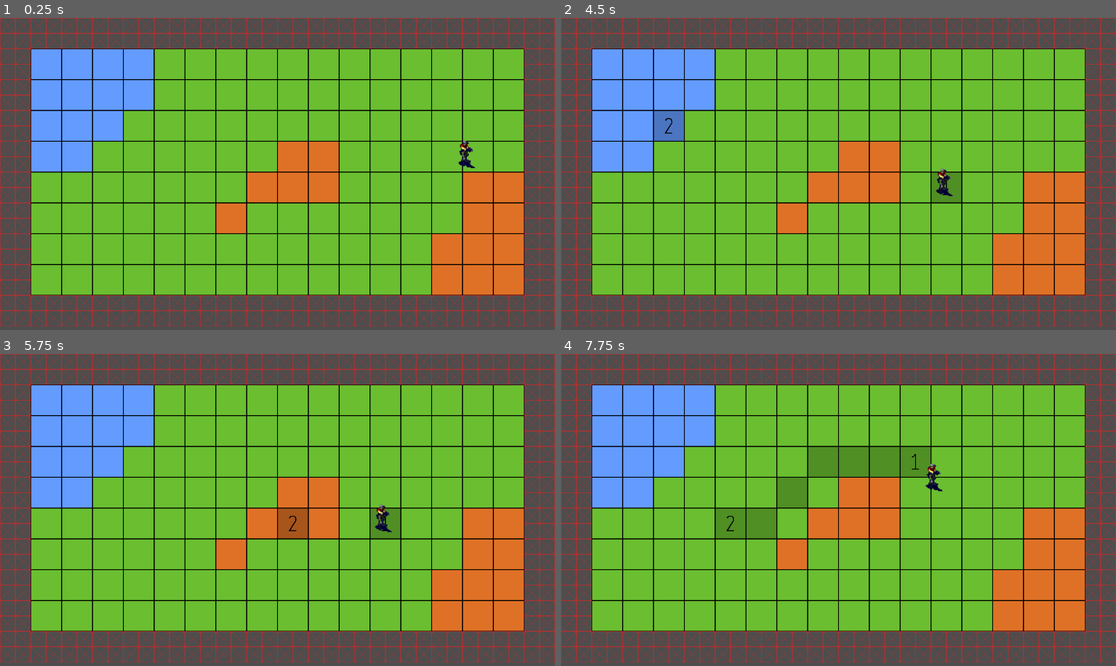
Above: before the commit, frames 1-4 (two rows, left to right).
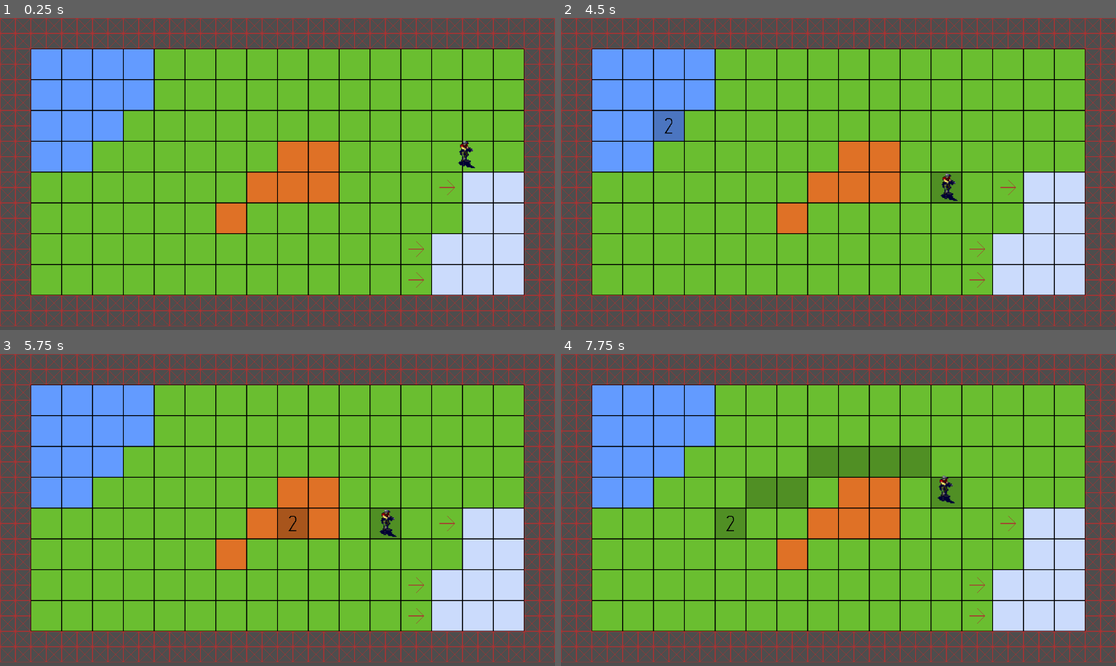
Above: after the commit, the same moments.

Repository: minkezhang/godot-experiments
Game: Godot game, scene res://scenes/world/world.tscn
The game is run twice, just before and just after one commit, with the same random seed, the same clock (stepped at 60 frames per second) and the same inputs.
Inputs (mouse positions are in pixels of both pictures, inside the frame that each line leads up to):
- Up to frame 1 (0.25 s): no input
- Up to frame 2 (4.5 s): tap Enter (ui_accept) at 0.5, 0.6, 0.77, 1.07, 1.35, 1.52, 1.82, 2.1, 2.85, 3.02, 3.32, 3.6, 3.77, 4.07, 4.25, 4.35 s; move the mouse to (960, 158) at 0.52 s; move the mouse to (727, 189) at 1.27 s; move the mouse to (894, 105) at 2.02 s; move the mouse to (810, 236) at 2.77 s; move the mouse to (1005, 220) at 3.52 s; move the mouse to (672, 127) at 4.27 s
- Up to frame 3 (5.75 s): tap Enter (ui_accept) at 4.52, 4.82, 5, 5.1 s; move the mouse to (305, 510) at 5.02 s
- Up to frame 4 (7.75 s): tap Enter (ui_accept) at 5.75, 5.85, 6.02, 6.32, 6.6, 6.77, 7.07, 7.35, 7.52 s; move the mouse to (755, 432) at 5.77 s; move the mouse to (960, 494) at 6.52 s; move the mouse to (727, 525) at 7.27 s

The runs differ from the first frame. In frame 1, 5.3% of the frame differs, in the area x 73-95%, y 49-89%; in frame 2, 5.5%; in frame 3, 5.5%; in frame 4, 7.0%, in the area x 33-95%, y 32-89%.

Commit message:
Add ramp handling logic

Diff:
--- a/godot-pathfinding/scenes/gi/gi.gd
+++ b/godot-pathfinding/scenes/gi/gi.gd
@@ -41,6 +41,10 @@
 		var v = dx.normalized() * SPEED if dx.length() > 0 else Vector2(0, 0)
 
 		set_velocity(v)
+		# TODO(minkezhang): See https://www.reddit.com/r/godot/comments/10n14l8/
+		# and https://godotengine.org/qa/88517/ to trigger the z_index change
+		# with an auto-generated collision object.
+		z_index = wp.z
 
 		# Prevent jitter when the unit arrives at a tile.
 		if (
--- a/godot-pathfinding/scenes/map/base.gd
+++ b/godot-pathfinding/scenes/map/base.gd
@@ -52,6 +52,23 @@
 		],
 	),
 	Vector2i(4, 0): TileConfig.new(Vector2i(4, 0)),
+	Vector2i(5, 0): TileConfig.new(
+		Vector2i(5, 0),
+		[
+			TileConfig.CellNeighbor.CELL_NEIGHBOR_NORTH_EAST_UP,
+			TileConfig.CellNeighbor.CELL_NEIGHBOR_EAST_UP,
+			TileConfig.CellNeighbor.CELL_NEIGHBOR_SOUTH_EAST_UP,
+
+			TileConfig.CellNeighbor.CELL_NEIGHBOR_NORTH,
+			TileConfig.CellNeighbor.CELL_NEIGHBOR_NORTH_EAST,
+			TileConfig.CellNeighbor.CELL_NEIGHBOR_CENTER,
+			TileConfig.CellNeighbor.CELL_NEIGHBOR_EAST,
+			TileConfig.CellNeighbor.CELL_NEIGHBOR_SOUTH,
+			TileConfig.CellNeighbor.CELL_NEIGHBOR_SOUTH_EAST,
+
+			TileConfig.CellNeighbor.CELL_NEIGHBOR_WEST_DOWN,
+		],
+	)
 }
 
 func pack(cell: Vector3i) -> int:
--- a/godot-pathfinding/scenes/map/map.tscn
+++ b/godot-pathfinding/scenes/map/map.tscn
@@ -9,28 +9,14 @@
 texture = ExtResource("1_ku38q")
 texture_region_size = Vector2i(64, 64)
 0:0/0 = 0
-0:0/0/physics_layer_0/linear_velocity = Vector2(0, 0)
-0:0/0/physics_layer_0/angular_velocity = 0.0
-0:0/0/physics_layer_0/polygon_0/points = PackedVector2Array(-32, -32, -32, 32, 32, 32, 32, -32)
 1:0/0 = 0
-1:0/0/physics_layer_0/linear_velocity = Vector2(0, 0)
-1:0/0/physics_layer_0/angular_velocity = 0.0
-1:0/0/physics_layer_0/polygon_0/points = PackedVector2Array(-32, -32, 32, -32, 32, 32, -32, 32)
 2:0/0 = 0
-2:0/0/physics_layer_0/linear_velocity = Vector2(0, 0)
-2:0/0/physics_layer_0/angular_velocity = 0.0
 3:0/0 = 0
-3:0/0/physics_layer_0/linear_velocity = Vector2(0, 0)
-3:0/0/physics_layer_0/angular_velocity = 0.0
 4:0/0 = 0
-4:0/0/physics_layer_0/linear_velocity = Vector2(0, 0)
-4:0/0/physics_layer_0/angular_velocity = 0.0
-4:0/0/physics_layer_0/polygon_0/points = PackedVector2Array(-32, -32, -32, 32, 32, 32, 32, -32)
+5:0/0 = 0
 
 [sub_resource type="TileSet" id="TileSet_q17cg"]
 tile_size = Vector2i(64, 64)
-physics_layer_0/collision_layer = 1
-physics_layer_0/collision_mask = 0
 sources/0 = SubResource("TileSetAtlasSource_dedkb")
 
 [sub_resource type="TileSetAtlasSource" id="TileSetAtlasSource_784tg"]
@@ -50,7 +36,14 @@
 [node name="Base" type="TileMap" parent="."]
 tile_set = SubResource("TileSet_q17cg")
 format = 2
-layer_0/tile_data = PackedInt32Array(0, 0, 0, 1, 0, 0, 2, 0, …(2583 unchanged characters)… , 131072, 0, 262158, 131072, 0, 327694, 131072, 0, 393230, 131072, 0, 458766, 65536, 0, 458765, 131072, 0, 524301, 131072, 0, 524302, 65536, 0, 524303, 65536, 0, …(276 unchanged characters)…
+layer_0/tile_data = PackedInt32Array(0, 0, 0, 1, 0, 0, 2, 0, …(2583 unchanged characters)… , 131072, 0, 262158, 131072, 0, 327694, 65536, 0, 393230, 131072, 0, 458766, 65536, 0, 458765, 65536, 0, 524301, 65536, 0, 524302, 65536, 0, 524303, 65536, 0, …(276 unchanged characters)…
+layer_1/name = ""
+layer_1/enabled = true
+layer_1/modulate = Color(1, 1, 1, 1)
+layer_1/y_sort_enabled = false
+layer_1/y_sort_origin = 0
+layer_1/z_index = 0
+layer_1/tile_data = PackedInt32Array(458765, 327680, 0, 458766, 196608, 0, 524302, 196608, 0, 524303, 196608, 0, 524304, 196608, 0, 458768, 196608, 0, 393232, 196608, 0, 327696, 196608, 0, 327695, 196608, 0, 393231, 196608, 0, 458767, 196608, 0, 327694, 327680, 0, 524301, 327680, 0)
 script = ExtResource("3_0kdo3")
 
 [node name="Highlight" type="TileMap" parent="."]
--- a/godot-pathfinding/scenes/world/world.gd
+++ b/godot-pathfinding/scenes/world/world.gd
@@ -8,26 +8,34 @@
 
 	if Input.is_action_just_pressed("ui_accept"):
 		var mpos = get_global_mouse_position()
-		var source = Vector2i(
-			$GI.get_waypoint().x,
-			$GI.get_waypoint().y,
-		)
+		var source = $GI.get_waypoint()
 		var target = $Map/Base.local_to_map($Map/Base.to_local(mpos))
 		$Map/Highlight.set_cell(0, target, 0, Vector2i(2, 0))
+
+		var target_z_index = 0
+		for i in range($Map/Base.get_layers_count() - 1, -1, -1):
+			if $Map/Base.get_cell_source_id(i, target) != -1:
+				target_z_index = i
+				break
 
 		for n in $Map/Highlight.get_used_cells(0):
 			$Map/Highlight.erase_cell(0, n)
 
 		var path = $Map.astar().get_point_path(
-			$Map/Base.pack(Vector3i(source.x, source.y, 0)),
-			$Map/Base.pack(Vector3i(target.x, target.y, 0)))
+			$Map/Base.pack(source),
+			$Map/Base.pack(Vector3i(target.x, target.y, target_z_index)))
 		for p in path:
 			$Map/Highlight.set_cell(0, Vector2i(p.x, p.y), 0, Vector2i(0, 0))
-		$Map/Highlight.set_cell(0, source, 0, Vector2i(1, 0))
+		$Map/Highlight.set_cell(0, Vector2i(source.x, source.y), 0, Vector2i(1, 0))
 		$Map/Highlight.set_cell(0, target, 0, Vector2i(2, 0))
 
-		var waypoints: Array[Vector3i] = []
-		for p in path:
-			waypoints.append(Vector3i(p))
+		# Cancel any existing movement in the case the unit cannot reach its
+		# target.
+		if path.is_empty():
+			$GI.stop()
+		else:
+			var waypoints: Array[Vector3i] = []
+			for p in path:
+				waypoints.append(Vector3i(p))
 
-		$GI.set_waypoint(waypoints)
+			$GI.set_waypoint(waypoints)
Binary file changed: godot-pathfinding/assets/map/base.png
